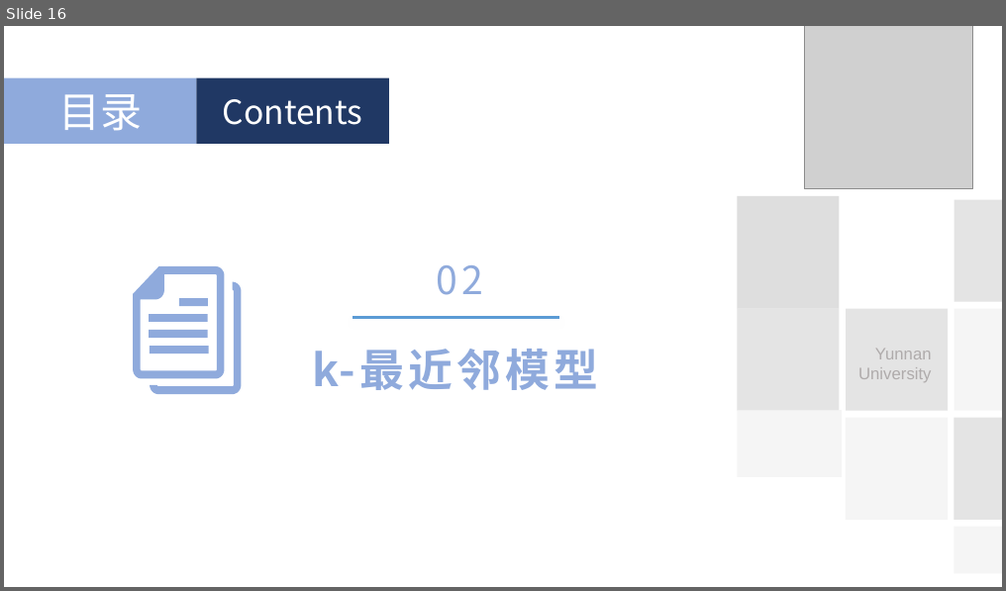
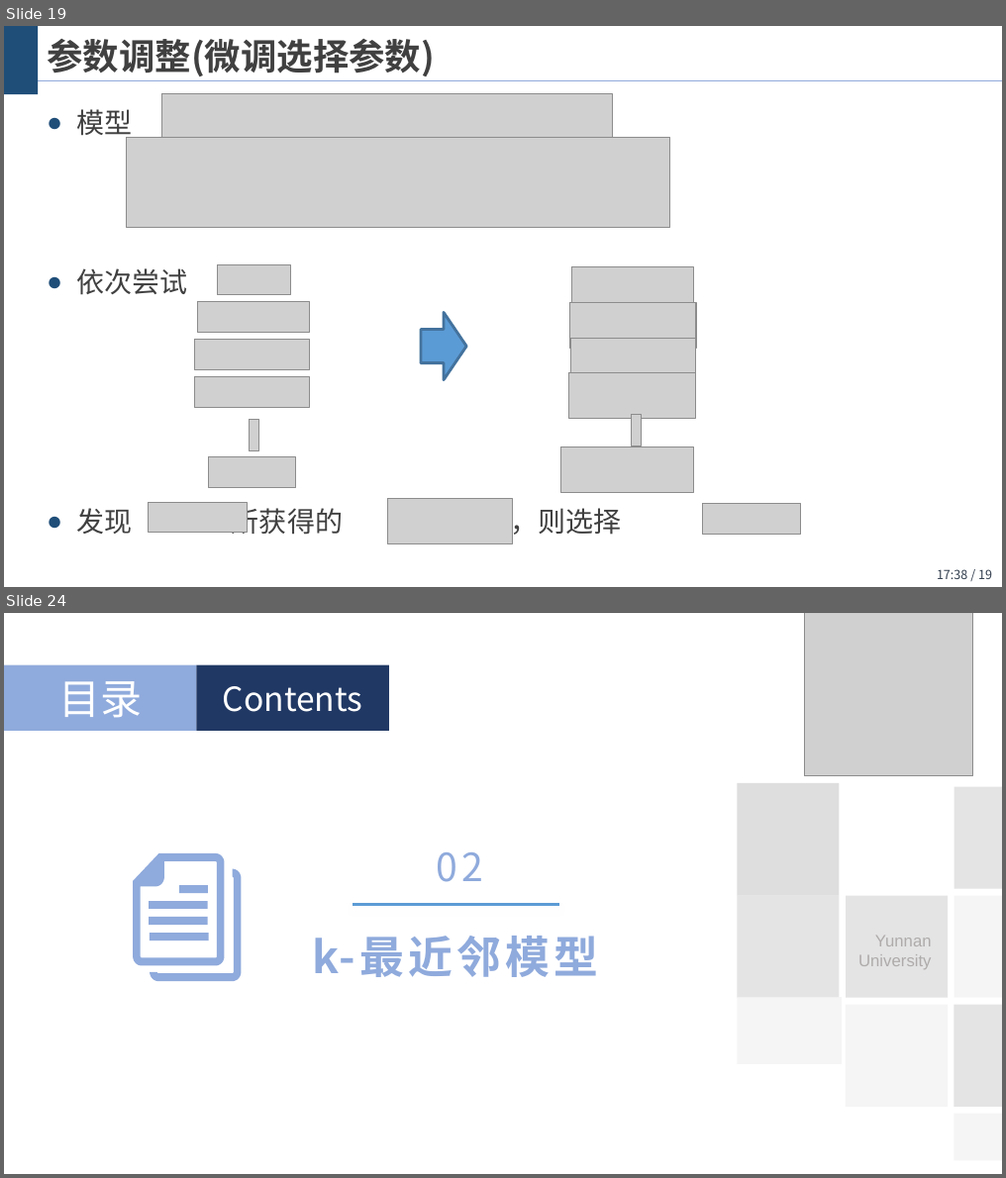
Before and after one commit to wangjin0818/Artificial_Intelligence_2021, a slide deck: chapter 04 - kNN，Naive Bayes，Decision Tree and Random Forest/统计机器学习方法.pptx. Shown one above the other, each under a label of ours: slide 16 before the commit, slides 19 and 24 after it; the slides between them are not shown. The pictures are 1006x591 and 1006x1178 pixels, drawn with LibreOffice and Linux fonts; fonts in the diff are those of the drawing; grey boxes stand for pictures; background and template pictures are left out. Boxes give left, top, right and bottom in pixels: in the first picture for what was removed or moved away, otherwise in the second. Text is boxed around its words. In the diff, an @@ line names an element or a change of style, - is before the commit and + after.

```diff
--- a/chapter 04 - kNN，Naive Bayes，Decision Tree and Random Forest/统计机器学习方法.pptx
+++ b/chapter 04 - kNN，Naive Bayes，Decision Tree and Random Forest/统计机器学习方法.pptx
@@ slide 19 added at bbox=[4, 26, 1002, 587], background #FFFFFF @@
@@ rectangle added at bbox=[4, 26, 38, 95], fill #1F4E79 @@
@@ title added at bbox=[47, 39, 435, 76], 26 pt, text #404040, bold @@
+参数调整(微调选择参数)
@@ line added from (4, 80) to (1002, 80), #8FAADC 0.75 pt @@
@@ text added at bbox=[76, 109, 621, 540], 20 pt, text #404040 @@
+● 模型
+● 依次尝试
+● 发现 所获得的 最小，则选择
@@ picture added at bbox=[162, 94, 613, 140] @@
@@ picture added at bbox=[127, 137, 669, 227] @@
@@ picture added at bbox=[217, 265, 290, 295] @@
@@ picture added at bbox=[572, 268, 694, 313] @@
@@ picture added at bbox=[198, 302, 309, 333] @@
@@ down arrow added at bbox=[421, 312, 467, 380], fill #5B9BD5, outline #43739E 2 pt @@
@@ picture added at bbox=[570, 302, 696, 349] @@
@@ picture added at bbox=[195, 340, 309, 371] @@
@@ picture added at bbox=[571, 339, 696, 384] @@
@@ picture added at bbox=[195, 377, 309, 408] @@
@@ picture added at bbox=[569, 372, 695, 418] @@
@@ picture added at bbox=[249, 419, 258, 451] @@
@@ picture added at bbox=[632, 414, 642, 446] @@
@@ picture added at bbox=[209, 457, 296, 488] @@
@@ picture added at bbox=[560, 447, 694, 493] @@
@@ picture added at bbox=[387, 499, 512, 545] @@
@@ picture added at bbox=[149, 502, 248, 533] @@
@@ picture added at bbox=[703, 504, 800, 535] @@
@@ page number added at bbox=[937, 570, 992, 579], 9 pt, text #333F50 @@
+17:38 / 19
@@ what was slide 16 is now slide 24 @@
```
Also in this commit, not shown: 2 slides changed, 7 other slides added, 2 slides removed, 1 other file.
